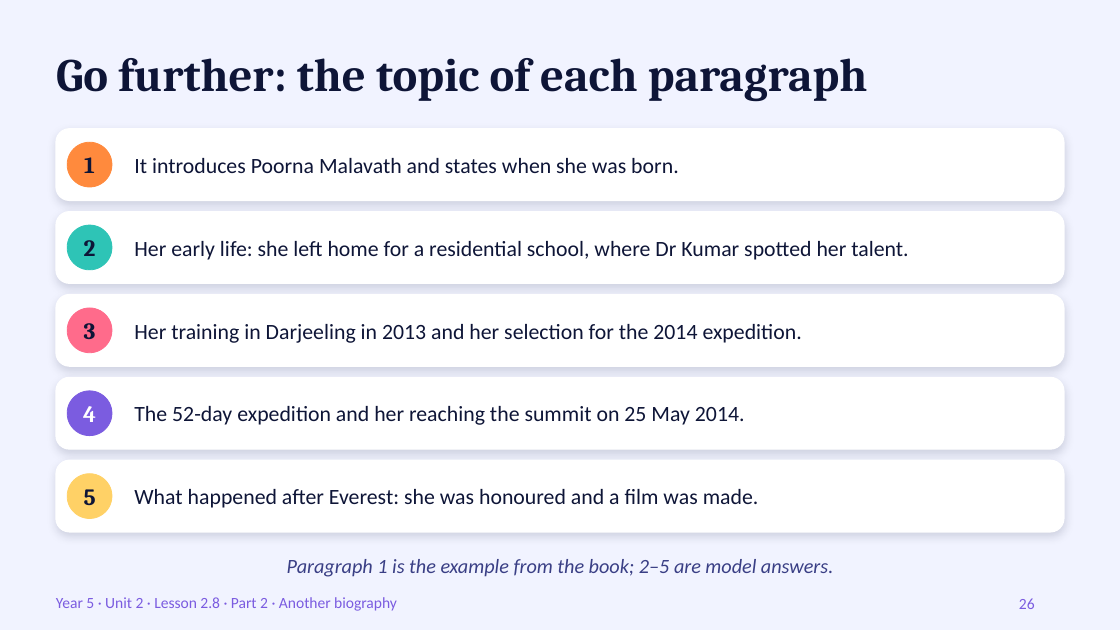
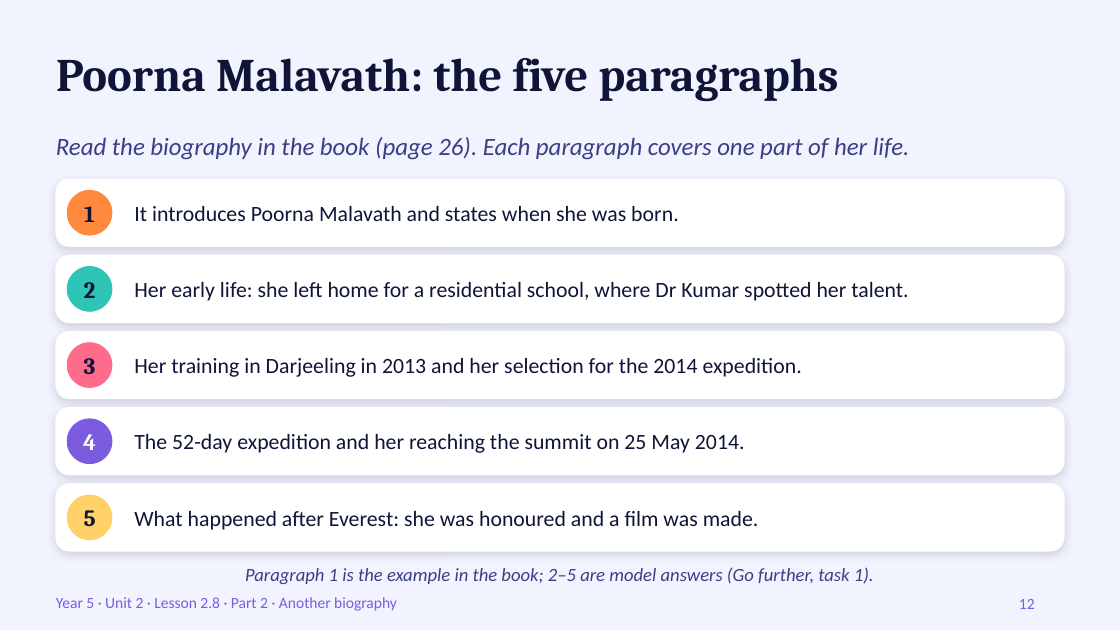
Before and after one commit to cobraarsgb6-hub/primary-exam-system, a slide deck: slide 12 of resources/coligo/Ali/English 105/Unit2_Lesson2.8_Part2_Another_Biography.pptx (slide 26 before the commit). Drawn at 1120x630 pixels with LibreOffice and Linux fonts; fonts in the diff are those of the drawing. Boxes give left, top, right and bottom in pixels: in the first picture for what was removed or moved away, otherwise in the second. Text is boxed around its words. In the diff, an @@ line names an element or a change of style, - is before the commit and + after.

```diff
--- a/resources/coligo/Ali/English 105/Unit2_Lesson2.8_Part2_Another_Biography.pptx
+++ b/resources/coligo/Ali/English 105/Unit2_Lesson2.8_Part2_Another_Biography.pptx
@@ title at [56, 58, 839, 101]: text changed @@
-Go further: the topic of each paragraph
+Poorna Malavath: the five paragraphs
@@ text added at [56, 137, 910, 160], 16 pt, text #3A3F85, italic @@
+Read the biography in the book (page 26). Each paragraph covers one part of her life.
@@ rounded rectangle: place and size @@
-rounded rectangle at [56, 212, 1064, 283]
+rounded rectangle at [56, 179, 1064, 246]
@@ text "It introduces Poorna Malavath and ...": place and size @@
-text "It introduces Poorna Malavath and ..." at [134, 158, 679, 173]
+text "It introduces Poorna Malavath and ..." at [134, 206, 679, 221]
@@ text "1": place and size @@
-text "1" at [84, 157, 95, 173]
+text "1" at [84, 206, 95, 222]
@@ ellipse: place and size @@
-ellipse at [67, 142, 112, 187]
+ellipse at [67, 190, 112, 235]
@@ proportions changed in 5 elements at [56, 484, 1064, 551], [56, 408, 1064, 475], [56, 179, 1064, 246], [56, 332, 1064, 399], [56, 255, 1064, 323] @@
@@ rounded rectangle: place and size @@
-rounded rectangle at [56, 129, 1064, 200]
+rounded rectangle at [56, 255, 1064, 323]
@@ text "2": place and size @@
-text "2" at [84, 240, 96, 256]
+text "2" at [84, 282, 96, 298]
@@ ellipse: place and size @@
-ellipse at [67, 225, 112, 270]
+ellipse at [67, 267, 112, 311]
@@ text "Her early life: she left ...": place and size @@
-text "Her early life: she left ..." at [134, 241, 908, 260]
+text "Her early life: she left ..." at [134, 282, 908, 301]
@@ rounded rectangle: place and size @@
-rounded rectangle at [56, 295, 1064, 366]
+rounded rectangle at [56, 332, 1064, 399]
@@ text "3": place and size @@
-text "3" at [84, 323, 96, 339]
+text "3" at [84, 358, 96, 374]
@@ ellipse: place and size @@
-ellipse at [67, 308, 112, 353]
+ellipse at [67, 343, 112, 388]
@@ text "Her training in Darjeeling in ...": place and size @@
-text "Her training in Darjeeling in ..." at [134, 324, 802, 343]
+text "Her training in Darjeeling in ..." at [134, 358, 802, 377]
@@ rounded rectangle: place and size @@
-rounded rectangle at [56, 377, 1064, 449]
+rounded rectangle at [56, 408, 1064, 475]
@@ text "4": place and size @@
-text "4" at [83, 406, 96, 422]
+text "4" at [83, 434, 96, 450]
@@ ellipse: place and size @@
-ellipse at [67, 391, 112, 436]
+ellipse at [67, 419, 112, 464]
@@ text "The 52-day expedition and her ...": place and size @@
-text "The 52-day expedition and her ..." at [134, 406, 745, 425]
+text "The 52-day expedition and her ..." at [134, 434, 745, 453]
@@ rounded rectangle: place and size @@
-rounded rectangle at [56, 460, 1064, 532]
+rounded rectangle at [56, 484, 1064, 551]
@@ text "5": place and size @@
-text "5" at [84, 489, 96, 505]
+text "5" at [84, 510, 96, 526]
@@ ellipse: place and size @@
-ellipse at [67, 474, 112, 519]
+ellipse at [67, 495, 112, 540]
@@ text "What happened after Everest: she ...": place and size @@
-text "What happened after Everest: she ..." at [134, 489, 759, 508]
+text "What happened after Everest: she ..." at [134, 511, 759, 530]
@@ text at [245, 567, 874, 584]: text changed; size 13 to 12 pt @@
-Paragraph 1 is the example from the book; 2–5 are model answers.
+Paragraph 1 is the example in the book; 2–5 are model answers (Go further, task 1).
@@ page number at [1019, 599, 1035, 609]: text changed @@
-26
+12
```
Also in this commit, not shown: 5 other slides changed, 2 slides added, 7 slides removed, 7 other files.
